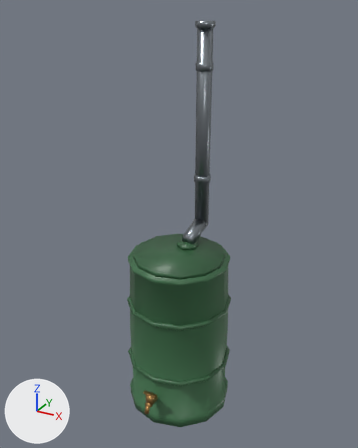
A saved change to the glTF model web/public/assets/models/yard/rainBarrel.far.glb.
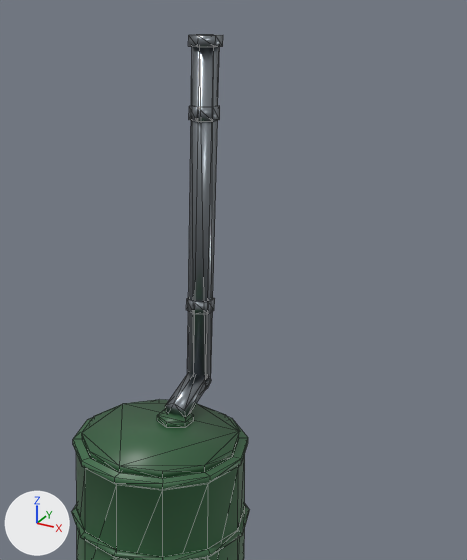
There are two pictures of each version: one whole from a 50 mm lens placed at (1.16, -1.97, 2.18), pointed at (0.0, 0.15, 1.12), one close up on the part from 24% to 100% of the width and 0% to 73% of the height. The axes (+X, +Y, +Z) are drawn at lower left. The lights are the same throughout. The first two pictures are the older version. The close-ups show mesh edges as thin lines. Vertices at exactly the same position are counted once.

Names of what the first close-up shows: 'rainBarrel'.
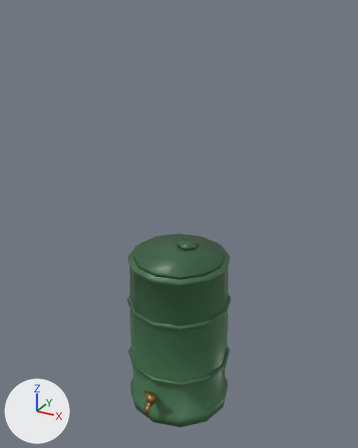
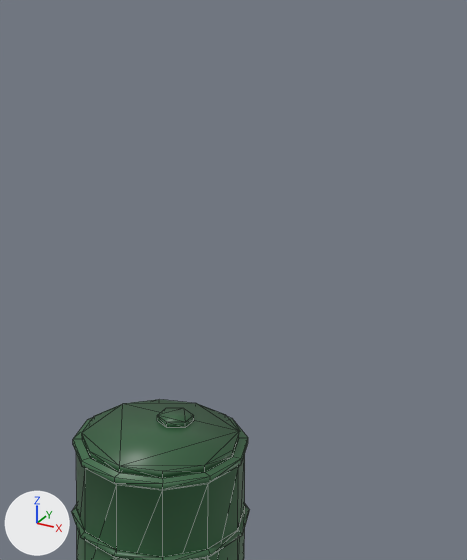
The newer file is also turned or shifted as a whole; pictures and numbers use the older file's frame.

Pixel boxes [x1, y1, x2, y2] of what changed, in the close-ups (467 x 560 px):
'rainBarrel', reshaped: before [71, 35, 250, 560]; after [71, 399, 250, 560]
part 1 of me_rainbarrel, deleted: before [165, 35, 223, 417]

The change, as a diff of the scene's bpy script:
```diff
--- a/web/public/assets/models/yard/rainBarrel.far.glb.py
+++ b/web/public/assets/models/yard/rainBarrel.far.glb.py
@@ me_rainbarrel @@
 # used by ob_rainbarrel; location = (0.0, 0.0, 0.0)
-me_rainbarrel.from_pydata(...)  # 388 vertices, 724 faces; spans x -0.3..0.3, y -0.23..0.47, z 0.0..2.12
+me_rainbarrel.from_pydata(...)  # 308 vertices, 588 faces; spans x -0.3..0.3, y -0.23..0.45, z 0.0..0.97
+# me_rainbarrel part 1: 6 loose pieces with 80 vertices, spanning x -0.04..0.04, y 0.24..0.47, z 0.94..2.12, are deleted
 me_rainbarrel.materials.append(mat_barrel)
@@ me_rainbarrel @@
 me_rainbarrel.materials.append(mat_brass)
-me_rainbarrel.materials.append(mat_pipe)  # grey #8e959b
```
